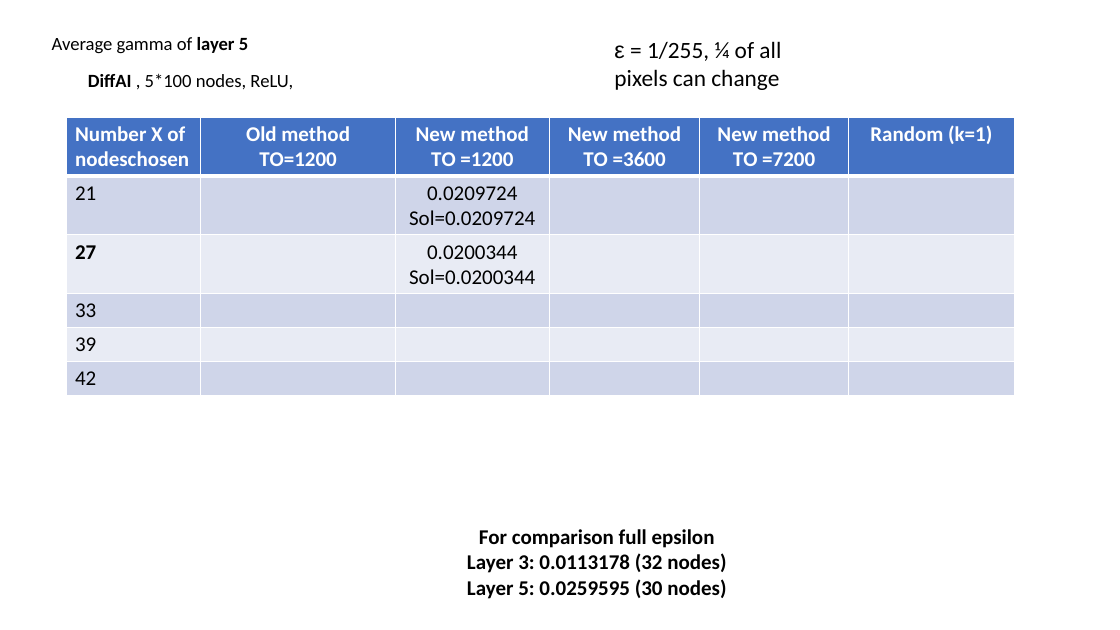
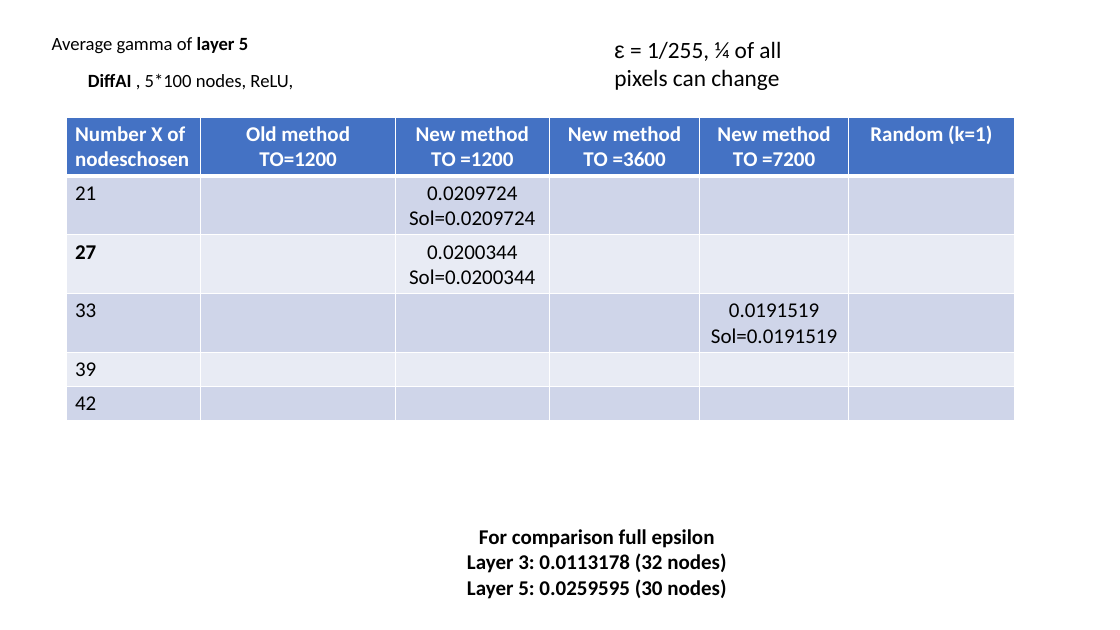
Before and after one commit to blaisegenest/vericompensate, a slide deck: slide 10 of lipschitz/Test.pptx. Drawn at 1120x630 pixels with LibreOffice and Linux fonts; fonts in the diff are those of the drawing. Boxes give left, top, right and bottom in pixels: in the first picture for what was removed or moved away, otherwise in the second. Text is boxed around its words. In the diff, an @@ line names an element or a change of style, - is before the commit and + after.

Commit message:
update table

```diff
--- a/lipschitz/Test.pptx
+++ b/lipschitz/Test.pptx
@@ table at (66,117,1015,420) @@
-row 4, column 5: 
+row 4, column 5: 0.0191519 / Sol=0.0191519
```
